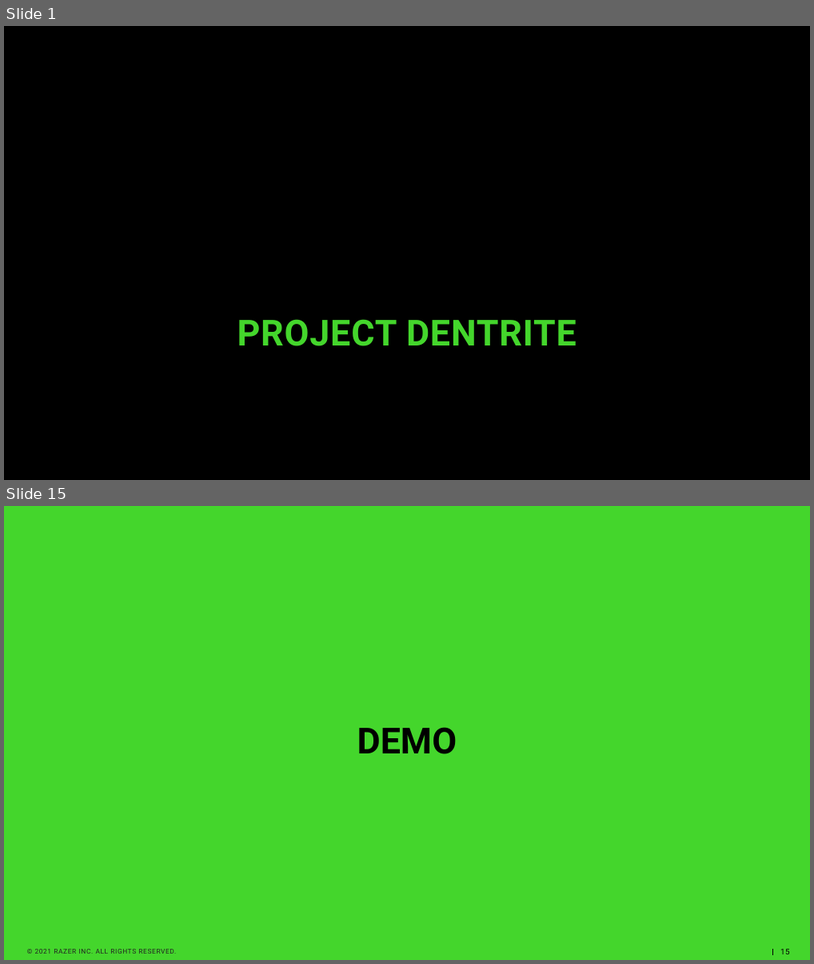
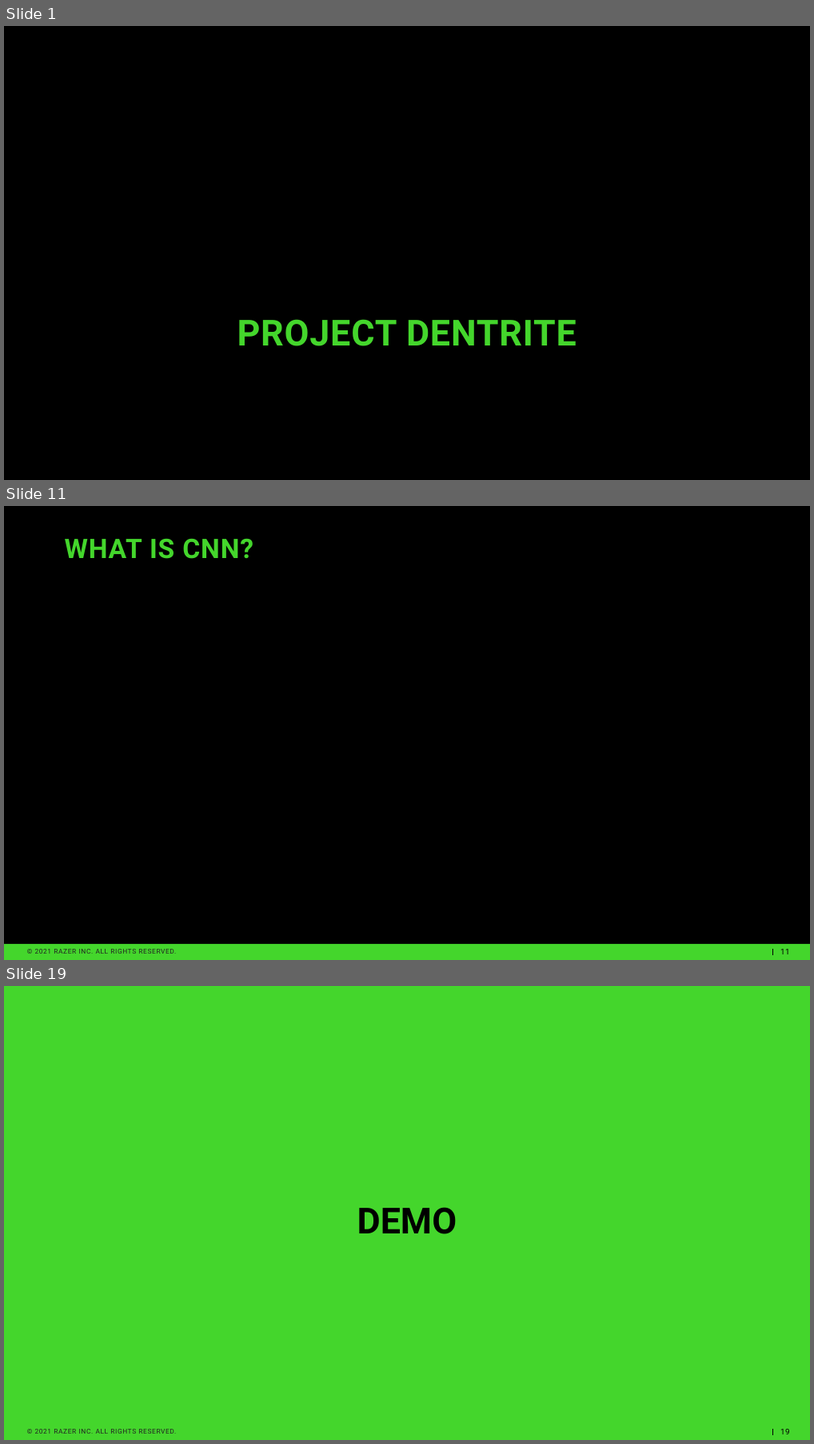
Before and after one commit to rommelsim/Capstone-Revised, a slide deck: Revised Capstone Presentation.pptx. Shown one above the other, each under a label of ours: slides 1 and 15 before the commit, slides 1, 11 and 19 after it; the slides between them are not shown. The pictures are 814x964 and 814x1444 pixels, drawn with LibreOffice and Linux fonts; fonts in the diff are those of the drawing; background and template pictures are left out. Boxes give left, top, right and bottom in pixels: in the first picture for what was removed or moved away, otherwise in the second. Text is boxed around its words. In the diff, an @@ line names an element or a change of style, - is before the commit and + after.

```diff
--- a/Revised Capstone Presentation.pptx
+++ b/Revised Capstone Presentation.pptx
@@ slide 11 added at (4,506,810,960), background #000000; not listed: 3 template elements that a slide beside it also shows @@
@@ title added at (65,538,254,559), 32 pt, text #44D62C, bold @@
+WHAT IS CNN?
@@ rectangle added at (4,944,810,960), fill #44D62C @@
@@ what was slide 15 is now slide 19 @@
```
Also in this commit, not shown: 13 slides changed, 3 other slides added, 9 other files.
